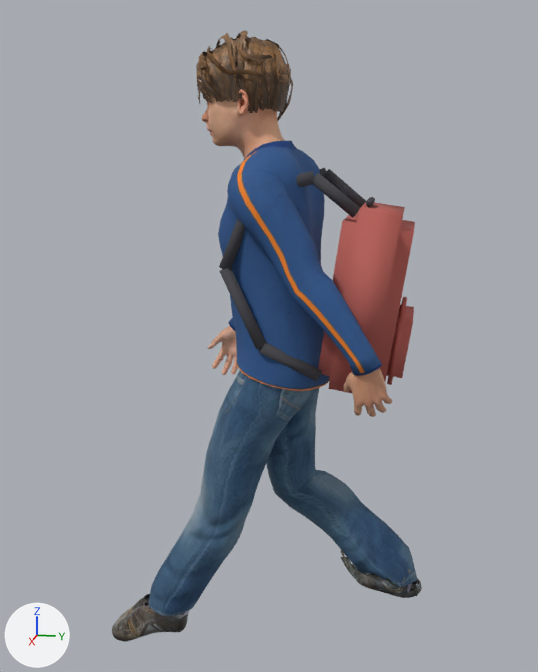
The glTF model assets/props/people-aiden-walk.glb: old version first, new version second.
Rendered twice from a 50 mm lens placed at (1.704, 0.366, 0.229), pointed at (-0.011, 0.023, -0.2). Arrows for +X, +Y and +Z are at lower left; the lights stay in place. The first picture is the older version. Vertices at exactly the same position are counted once.

In view in the first picture: 'people-aiden-walk'.
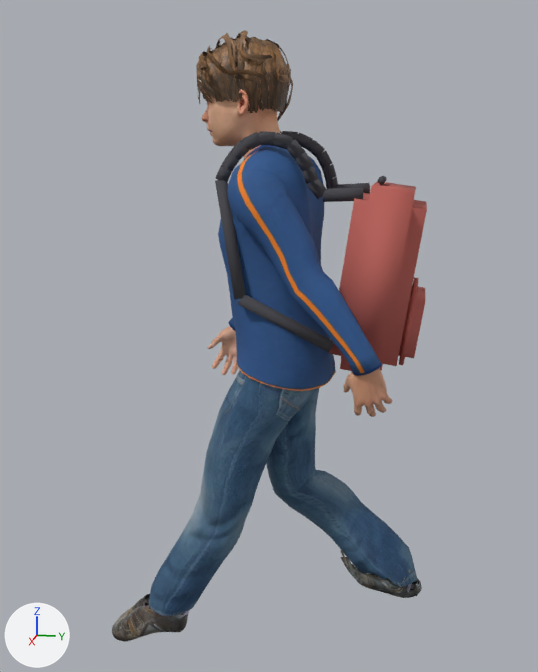
The change, as a diff of the scene's bpy script:
```diff
--- a/assets/props/people-aiden-walk.glb.py
+++ b/assets/props/people-aiden-walk.glb.py
@@ me_base_001 @@
 # used by ob_people_aiden_walk; location = (0.0, 0.0, 0.0)
-me_base_001.from_pydata(...)  # 16223 vertices, 30338 faces; spans x -0.24..0.244, y -0.373..0.416, z -0.997..0.49
+me_base_001.from_pydata(...)  # 16459 vertices, 30814 faces; spans x -0.24..0.244, y -0.373..0.416, z -0.997..0.49
+# me_base_001 part 1: the loose piece of 32 vertices spanning x -0.141..0.154, y 0.159..0.355, z -0.294..0.117 is moved by (0.001, 0.024, 0.047)
+# me_base_001 part 2: the loose piece of 32 vertices spanning x -0.096..0.106, y 0.294..0.362, z -0.276..-0.104 is moved by (0.001, 0.024, 0.047)
+# me_base_001 part 3: the loose piece of 16 vertices spanning x -0.031..0.049, y 0.249..0.265, z 0.115..0.132 is moved by (0.001, 0.024, 0.047)
+# me_base_001 part 4: the loose piece of 16 vertices spanning x 0.111..0.151, y -0.059..0.031, z -0.022..0.151 is rebuilt with 16 vertices and now spans x 0.097..0.171, y -0.072..0.007, z -0.081..0.175
+# me_base_001 part 5: a new loose piece of 142 vertices spanning x 0.097..0.126, y -0.071..0.174, z 0.133..0.273, in mat_held_strap (dark grey #45454b)
+# me_base_001 part 6: a new loose piece of 142 vertices spanning x -0.105..-0.076, y -0.054..0.175, z 0.14..0.279, in mat_held_strap (dark grey #45454b)
+# me_base_001 part 7: a new loose piece of 16 vertices spanning x 0.092..0.124, y 0.163..0.248, z 0.128..0.158, in mat_held_strap (dark grey #45454b)
+# me_base_001 part 8: a new loose piece of 16 vertices spanning x 0.121..0.171, y -0.013..0.197, z -0.194..-0.065, in mat_held_strap (dark grey #45454b)
+# me_base_001 part 9: a new loose piece of 16 vertices spanning x -0.105..-0.073, y 0.16..0.248, z 0.128..0.161, in mat_held_strap (dark grey #45454b)
+# me_base_001 part 10: the loose piece of 16 vertices spanning x 0.121..0.179, y 0.035..0.17, z -0.261..-0.169 is deleted
+# me_base_001 part 11
+# 64 vertices are removed from x -0.119..0.138, y 0.014..0.243, z 0.095..0.195
+# 112 faces are deleted
+# me_base_001 part 12
+# 16 vertices are removed from x 0.124..0.179, y -0.058..0.054, z -0.188..-0.01
+# 28 faces are deleted
+# other edits to the shape of me_base_001 do not show in these pictures
 me_base_001.materials.append(mat_human_body)
```

Where the change shows, as pixel boxes (x1, y1, x2, y2) in the pictures (538 x 672 px; the box of a moved part takes in the faces that stretch with it):
'people-aiden-walk', reshaped
    before: (112, 30, 422, 642)
    after: (112, 30, 427, 642)
part 1 of me_base_001, moved or reshaped
    before: (318, 202, 415, 393)
    after: (329, 181, 427, 371)
part 2 of me_base_001, moved or reshaped
    before: (387, 297, 414, 385)
    after: (399, 277, 425, 365)
part 3 of me_base_001, moved or reshaped
    before: (366, 197, 375, 207)
    after: (378, 176, 387, 184)
part 4 of me_base_001, rebuilt
    before: (219, 219, 245, 269)
    after: (215, 180, 246, 300)
part 5 of me_base_001, added
    after: (215, 131, 326, 199)
part 6 of me_base_001, added
    after: (280, 131, 338, 189)
part 7 of me_base_001, added
    after: (323, 188, 363, 202)
part 8 of me_base_001, added
    after: (238, 295, 334, 352)
part 9 of me_base_001, added
    after: (335, 183, 370, 193)
part 10 of me_base_001, deleted
    before: (259, 343, 322, 381)
part 11 of me_base_001, deleted
    before: (296, 168, 366, 218)
part 12 of me_base_001, deleted
    before: (219, 269, 266, 349)
